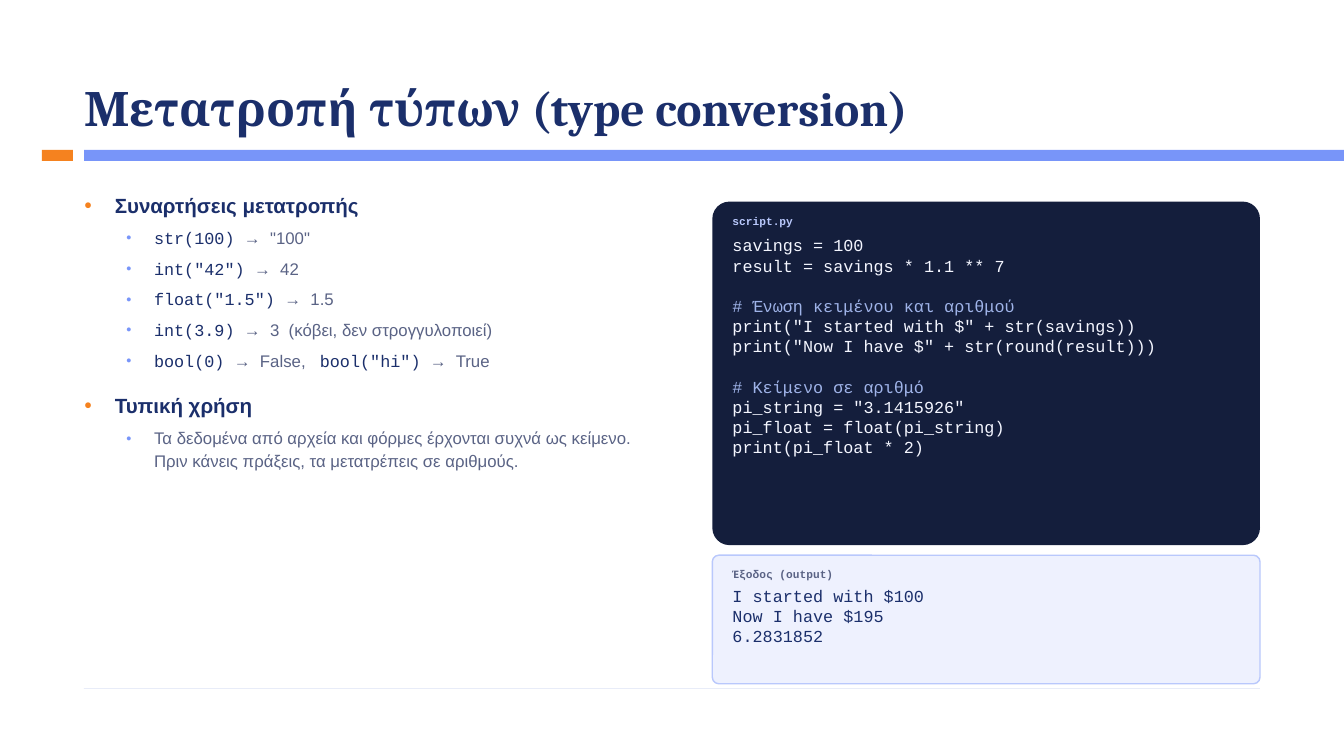
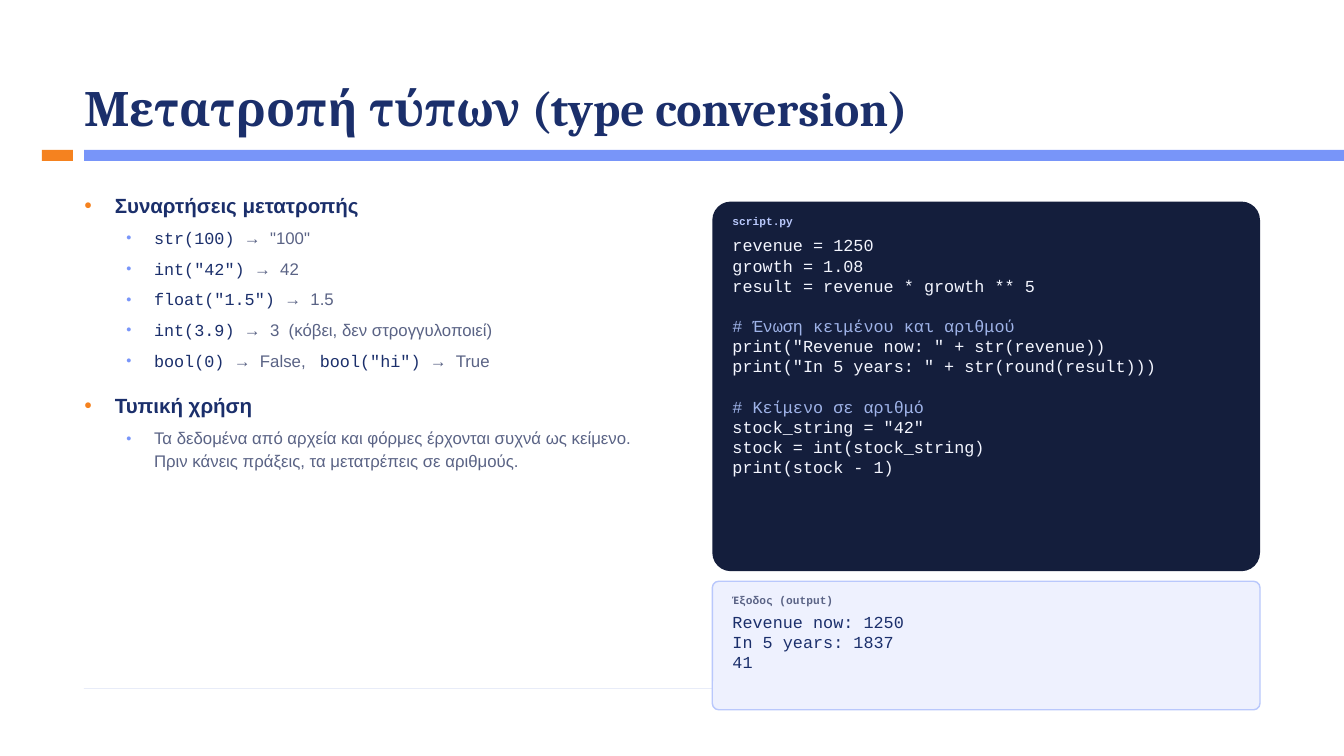
Before and after one commit to kalampokis/kalampokis.github.io, a slide deck: slide 16 of bap/Week3/BAP_Week3_Python_Basics.pptx. Drawn at 1344x756 pixels with LibreOffice and Linux fonts; fonts in the diff are those of the drawing. Boxes give left, top, right and bottom in pixels: in the first picture for what was removed or moved away, otherwise in the second. Text is boxed around its words. In the diff, an @@ line names an element or a change of style, - is before the commit and + after.

```diff
--- a/bap/Week3/BAP_Week3_Python_Basics.pptx
+++ b/bap/Week3/BAP_Week3_Python_Basics.pptx
@@ rounded rectangle: place and size @@
-rounded rectangle at bbox=[712, 202, 1260, 545]
+rounded rectangle at bbox=[712, 202, 1260, 571]
@@ text at bbox=[732, 239, 1035, 296]: text changed @@
-savings = 100
-result = savings * 1.1 ** 7
+revenue = 1250
+growth = 1.08
+result = revenue * growth ** 5
@@ text at bbox=[732, 340, 1156, 376]: text changed @@
-print("I started with $" + str(savings))
-print("Now I have $" + str(round(result)))
+print("Revenue now: " + str(revenue))
+print("In 5 years: " + str(round(result)))
@@ text at bbox=[732, 421, 984, 477]: text changed @@
-pi_string = "3.1415926"
-pi_float = float(pi_string)
-print(pi_float * 2)
+stock_string = "42"
+stock = int(stock_string)
+print(stock - 1)
@@ rounded rectangle: place and size @@
-rounded rectangle at bbox=[712, 555, 1260, 683]
+rounded rectangle at bbox=[712, 581, 1260, 710]
@@ text "Έξοδος (output)": place and size @@
-text "Έξοδος (output)" at bbox=[732, 570, 833, 581]
+text "Έξοδος (output)" at bbox=[732, 596, 833, 607]
@@ text at bbox=[732, 616, 904, 668]: text changed @@
-I started with $100
-Now I have $195
-6.2831852
+Revenue now: 1250
+In 5 years: 1837
+41
```
Also in this commit, not shown: 25 other slides changed, 1 slide added, 1 slide removed, 1 other file.
